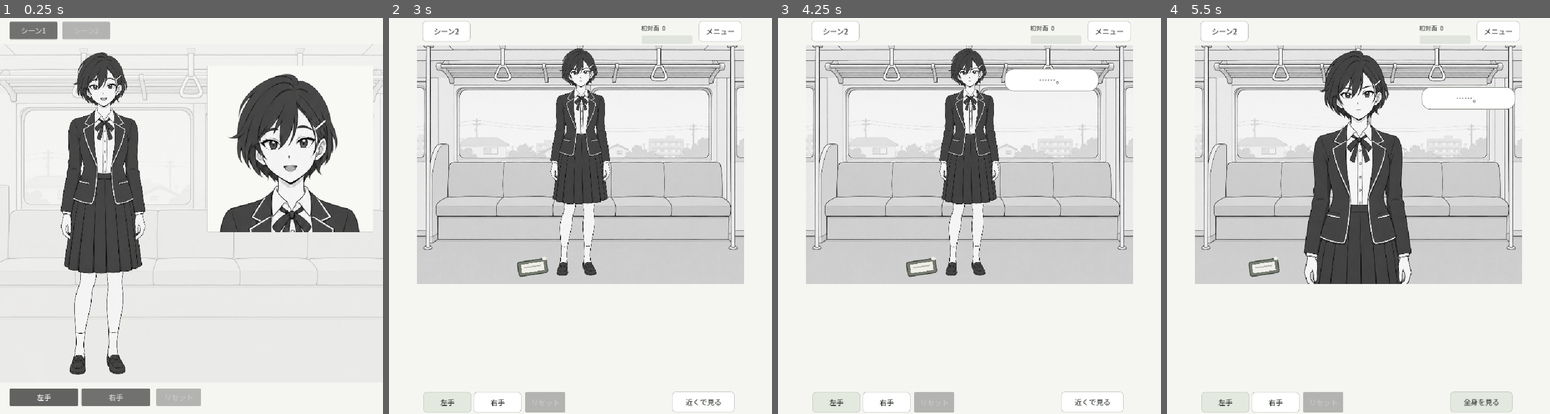
Above: before the commit, frames 1-4 (left to right).
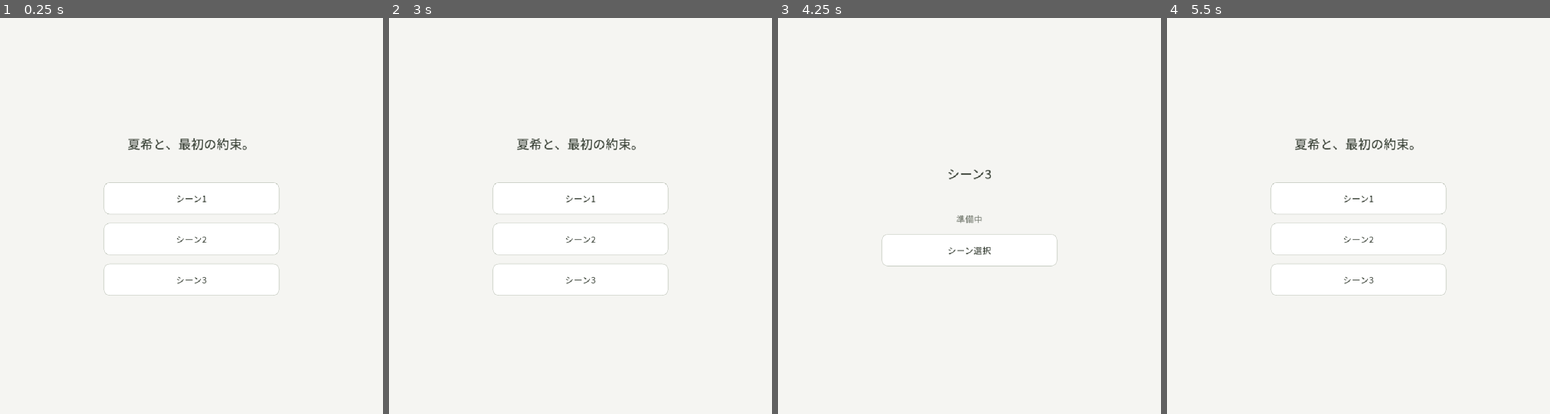
Above: after the commit, the same moments.

Repository: ibushimaru/monochrome-demo
Game: Godot game, scene res://title.tscn
The game is run twice, just before and just after one commit, with the same random seed, the same clock (stepped at 60 frames per second) and the same inputs. Before the commit the project starts from res://scene_two.tscn. Sound files missing from this copy of the repository are replaced by a short silence.
Inputs (mouse positions are in pixels of both pictures, inside the frame that each line leads up to):
- Up to frame 1 (0.25 s): no input
- Up to frame 2 (3 s): click "シーン1" at 0.5 s; click "シーン2" (after the commit: "シーン選択") at 1.25 s; click (580, 239) at 2 s, where only the run after the commit has a clickable "シーン2"; click (423, 29) at 2.75 s, where only the run after the commit has a clickable "シーン選択"
- Up to frame 3 (4.25 s): click (969, 279) at 3.5 s, where only the run after the commit has a clickable "シーン3"
- Up to frame 4 (5.5 s): click (1358, 251) at 4.25 s, where only the run after the commit has a clickable "シーン選択"; click (1481, 402) at 5 s, where only the run before the commit has a clickable "近くで見る"

The runs differ from the first frame. In frame 1, 22% of the frame differs, in the area x 0-100%, y 0-98%; in frame 2, 34%, in the area x 7-93%, y 0-100%; in frame 3, 33%; in frame 4, 34%.

Commit message:
Start at scene selection with entries for scenes one two and three

Diff:
--- a/godot-stage1/project.godot
+++ b/godot-stage1/project.godot
@@ -1,7 +1,7 @@
 config_version=5
 [application]
 config/name="夏希と、最初の約束。"
-run/main_scene="res://scene_two.tscn"
+run/main_scene="res://title.tscn"
 config/features=PackedStringArray("4.6", "GL Compatibility")
 [display]
 window/size/viewport_width=960
--- /dev/null
+++ b/godot-stage1/scene_three.tscn
@@ -0,0 +1,11 @@
+[gd_scene load_steps=2 format=3]
+[ext_resource type="Script" path="res://scripts/title.gd" id="1"]
+[node name="SceneThree" type="Control"]
+layout_mode=3
+anchors_preset=15
+anchor_right=1.0
+anchor_bottom=1.0
+grow_horizontal=2
+grow_vertical=2
+script=ExtResource("1")
+placeholder=true
--- a/godot-stage1/scripts/main.gd
+++ b/godot-stage1/scripts/main.gd
@@ -187,7 +187,7 @@
 	var menu=button("メニュー",func():game_menu.popup_centered(Vector2i(360,260)))
 	menu.name="SettingsButton"
 	shell.add_child(menu)
-	var scene_two_button=button("シーン2",func():get_tree().change_scene_to_file("res://scene_two.tscn"))
+	var scene_two_button=button("シーン選択",func():get_tree().change_scene_to_file("res://title.tscn"))
 	scene_two_button.name="SceneTwoButton"
 	shell.add_child(scene_two_button)
 	resume_button=button("続きから",resume_game)
--- a/godot-stage1/scripts/scene_two.gd
+++ b/godot-stage1/scripts/scene_two.gd
@@ -31,7 +31,7 @@
  background.modulate=Color(1,1,1,.28)
  background.mouse_filter=Control.MOUSE_FILTER_IGNORE
  add_child(background)
- scene_one=make_button("シーン1",func():get_tree().change_scene_to_file("res://main.tscn"))
+ scene_one=make_button("シーン選択",func():get_tree().change_scene_to_file("res://title.tscn"))
  scene_two=make_button("シーン2",func():pass)
  scene_two.disabled=true
  build_view(false)
--- /dev/null
+++ b/godot-stage1/scripts/title.gd
@@ -0,0 +1,53 @@
+extends Control
+@export var placeholder: bool=false
+const FONT=preload("res://assets/NotoSansJP-Medium.ttf")
+var content: VBoxContainer
+var routes: Dictionary={"シーン1":"res://main.tscn","シーン2":"res://scene_two.tscn","シーン3":"res://scene_three.tscn"}
+func _ready() -> void:
+ var ui_theme=Theme.new()
+ ui_theme.default_font=FONT
+ ui_theme.default_font_size=22
+ theme=ui_theme
+ content=VBoxContainer.new()
+ content.add_theme_constant_override("separation",22)
+ add_child(content)
+ var title=Label.new()
+ title.text="シーン3" if placeholder else "夏希と、最初の約束。"
+ title.horizontal_alignment=HORIZONTAL_ALIGNMENT_CENTER
+ title.add_theme_font_size_override("font_size",32)
+ title.add_theme_color_override("font_color",Color("384035"))
+ title.custom_minimum_size.y=100
+ content.add_child(title)
+ if placeholder:
+  var status=Label.new()
+  status.text="準備中"
+  status.horizontal_alignment=HORIZONTAL_ALIGNMENT_CENTER
+  status.add_theme_color_override("font_color",Color("73796e"))
+  content.add_child(status)
+  add_choice("シーン選択","res://title.tscn")
+ else:
+  for caption in routes:
+   add_choice(caption,routes[caption])
+ resized.connect(layout)
+ layout()
+func add_choice(caption: String, path: String) -> void:
+ var choice=Button.new()
+ choice.name=caption
+ choice.text=caption
+ choice.custom_minimum_size.y=80
+ choice.mouse_default_cursor_shape=Control.CURSOR_POINTING_HAND
+ for state in ["normal","hover","pressed","focus"]:
+  var style=StyleBoxFlat.new()
+  style.bg_color=Color("e5e9e0") if state in ["hover","pressed"] else Color("ffffff")
+  style.border_color=Color("6b7b63") if state=="focus" else Color("b7beb1")
+  style.set_border_width_all(2 if state=="focus" else 1)
+  style.set_corner_radius_all(14)
+  choice.add_theme_stylebox_override(state,style)
+ choice.add_theme_color_override("font_color",Color("384035"))
+ choice.add_theme_color_override("font_hover_color",Color("384035"))
+ choice.add_theme_color_override("font_pressed_color",Color("384035"))
+ choice.pressed.connect(func():get_tree().change_scene_to_file(path))
+ content.add_child(choice)
+func layout() -> void:
+ content.size=Vector2(minf(440,size.x-64),content.get_combined_minimum_size().y)
+ content.position=(size-content.size)*.5
--- a/godot-stage1/tests/test_scene_two.gd
+++ b/godot-stage1/tests/test_scene_two.gd
@@ -61,7 +61,7 @@
  check(game.contacts==["", ""],"Reset clears both views")
  for view in game.views:
   check(not view.hands[0].visible and not view.hands[1].visible,"Reset hides both hand renderings")
- check(ProjectSettings.get_setting("application/run/main_scene")=="res://scene_two.tscn","App starts directly in scene two")
+ check(ProjectSettings.get_setting("application/run/main_scene")=="res://title.tscn","App starts at scene selection")
  game.queue_free()
  await process_frame
  await create_timer(.2).timeout
--- /dev/null
+++ b/godot-stage1/title.tscn
@@ -0,0 +1,10 @@
+[gd_scene load_steps=2 format=3]
+[ext_resource type="Script" path="res://scripts/title.gd" id="1"]
+[node name="Title" type="Control"]
+layout_mode=3
+anchors_preset=15
+anchor_right=1.0
+anchor_bottom=1.0
+grow_horizontal=2
+grow_vertical=2
+script=ExtResource("1")
Not shown, changed: godot-stage1/README.txt
Not shown, added: godot-stage1/scripts/title.gd.uid
